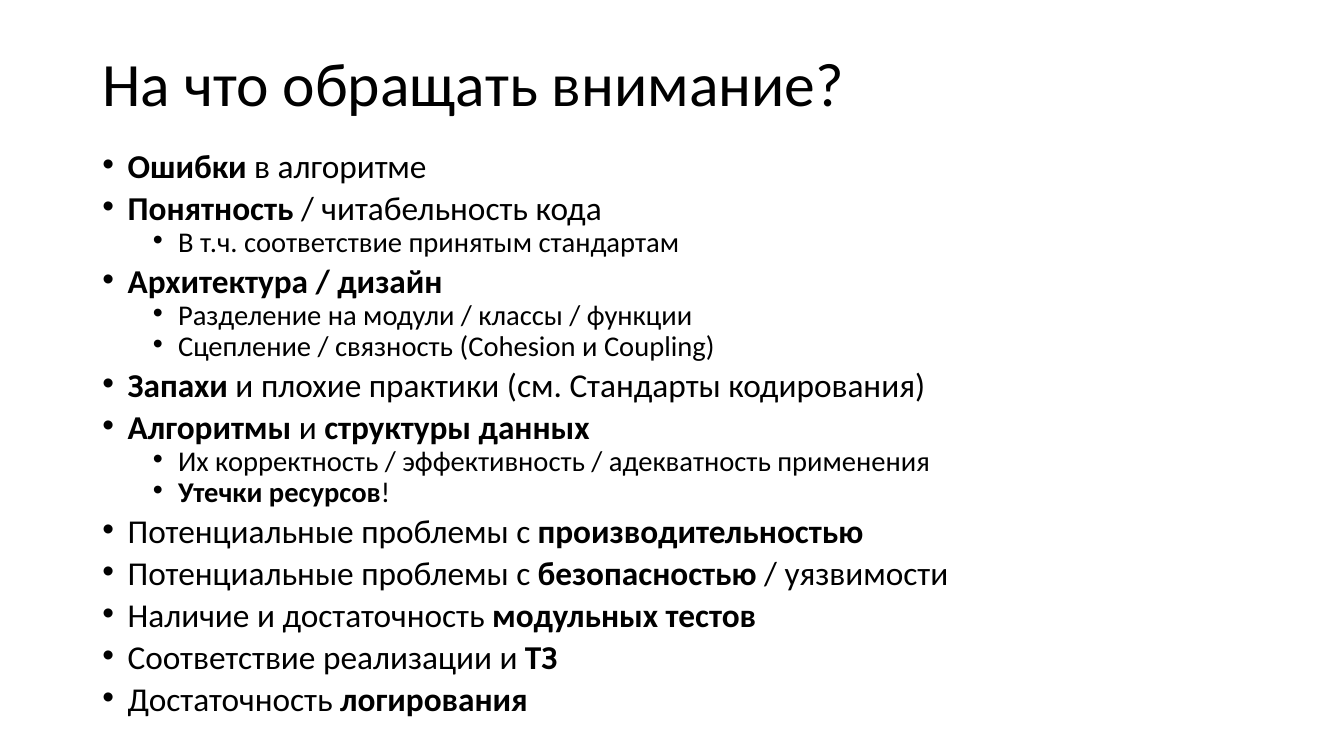
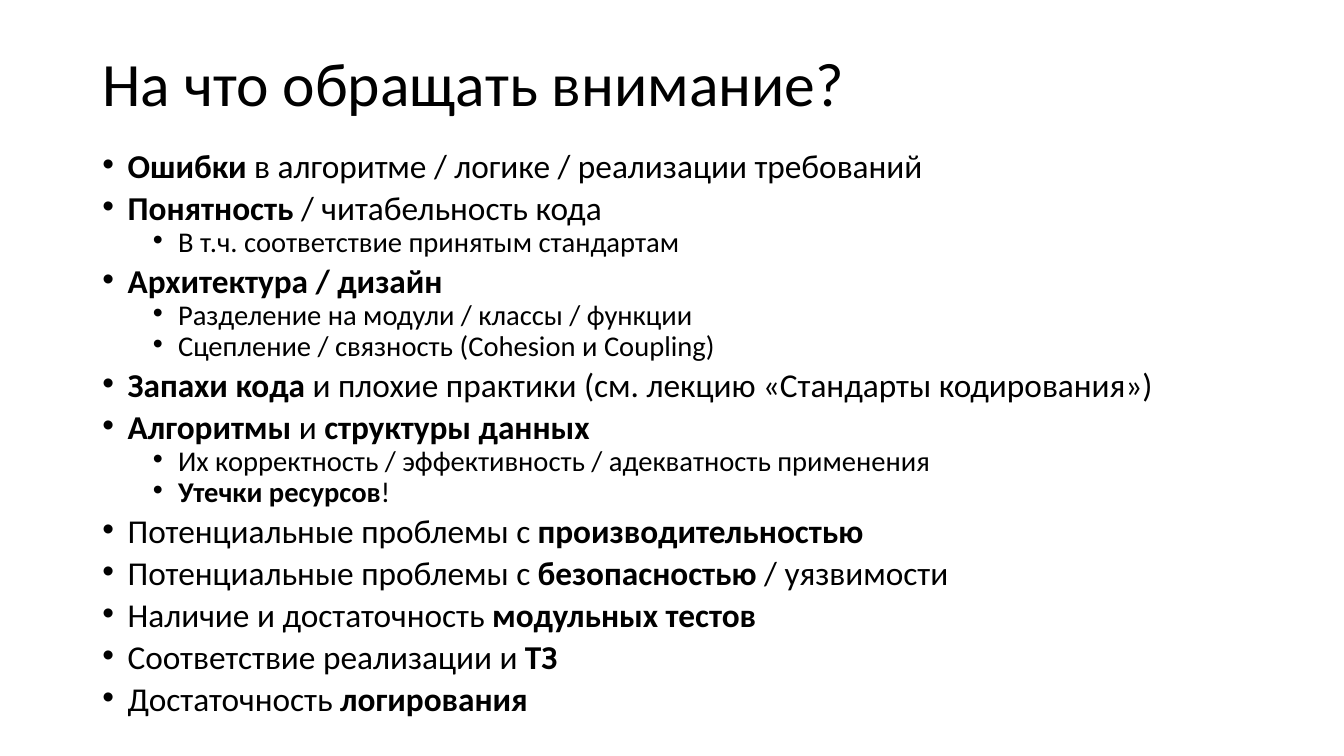
Before and after one commit to xtrueman/prog_instruments, a slide deck: slide 9 of presentations/CodeReview.pptx (slide 8 before the commit). Drawn at 1344x756 pixels with LibreOffice and Linux fonts; fonts in the diff are those of the drawing. Boxes give left, top, right and bottom in pixels: in the first picture for what was removed or moved away, otherwise in the second. Text is boxed around its words. In the diff, an @@ line names an element or a change of style, - is before the commit and + after.

```diff
--- a/presentations/CodeReview.pptx
+++ b/presentations/CodeReview.pptx
@@ text at <box>128,155,923,184</box>: text changed @@
-• Ошибки в алгоритме
+• Ошибки в алгоритме / логике / реализации требований
@@ text at <box>128,372,1153,403</box>: text changed @@
-• Запахи и плохие практики (см. Стандарты кодирования)
+• Запахи кода и плохие практики (см. лекцию «Стандарты кодирования»)
```
Also in this commit, not shown: 14 other slides changed, 7 slides added, 1 other file.
